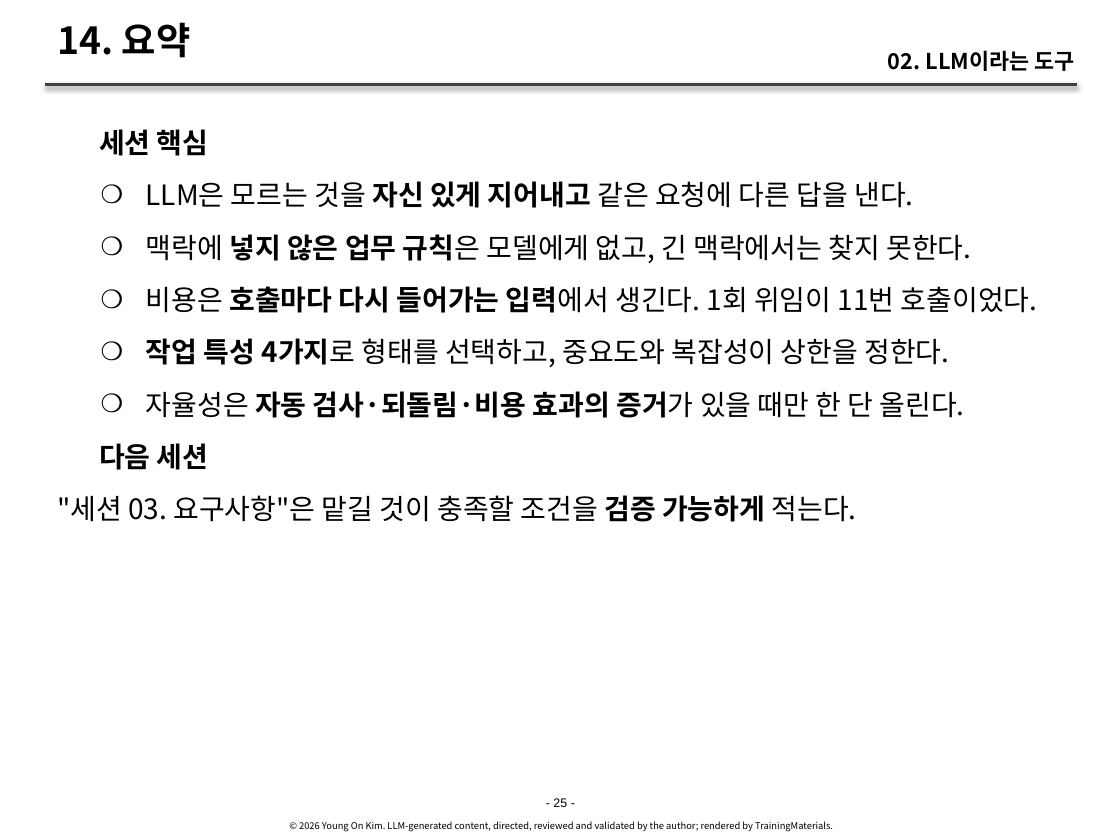
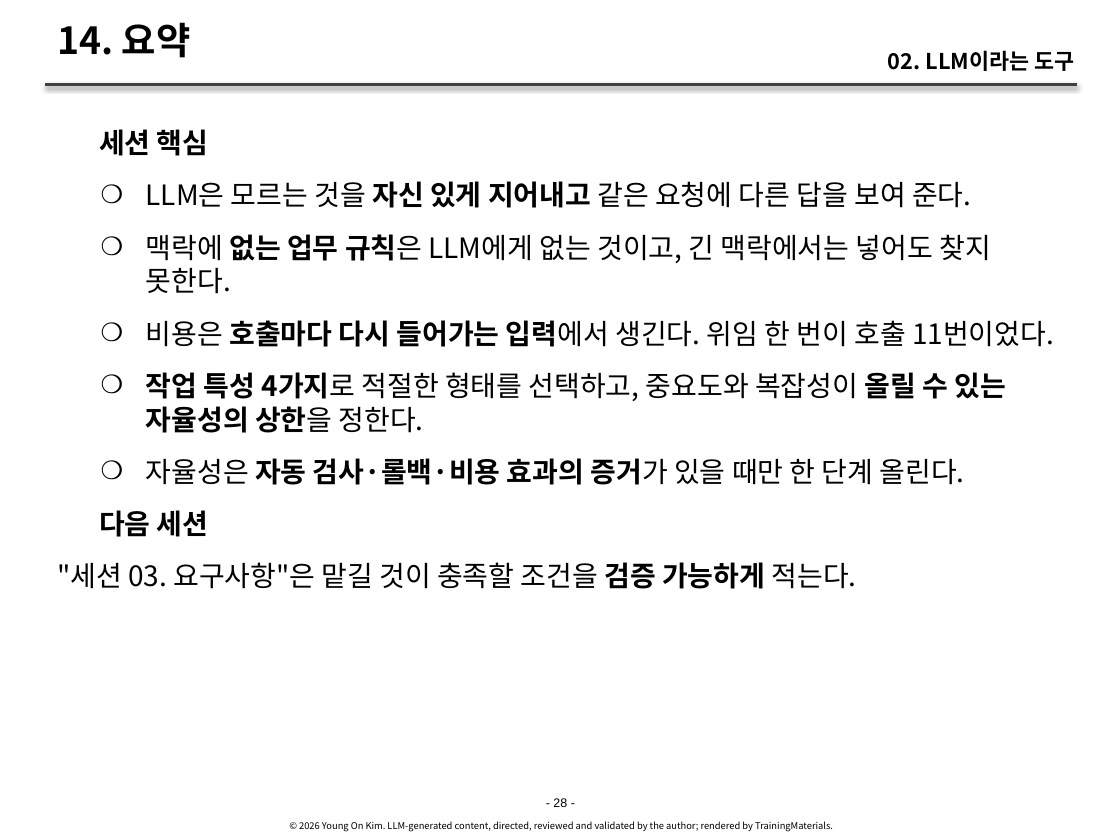
Before and after one commit to YoungSan77/TrainingMaterials, a slide deck: slide 28 of courses/ai-native/sessions/s02.pptx (slide 25 before the commit). Drawn at 1120x840 pixels with LibreOffice and Linux fonts; fonts in the diff are those of the drawing. Boxes give left, top, right and bottom in pixels: in the first picture for what was removed or moved away, otherwise in the second. Text is boxed around its words. In the diff, an @@ line names an element or a change of style, - is before the commit and + after.

```diff
--- a/courses/ai-native/sessions/s02.pptx
+++ b/courses/ai-native/sessions/s02.pptx
@@ text at [146, 181, 1054, 485]: text changed @@
-    ❍ LLM은 모르는 것을 자신 있게 지어내고 같은 요청에 다른 답을 낸다.
-    ❍ 맥락에 넣지 않은 업무 규칙은 모델에게 없고, 긴 맥락에서는 찾지 못한다.
-    ❍ 비용은 호출마다 다시 들어가는 입력에서 생긴다. 1회 위임이 11번 호출이었다.
-    ❍ 작업 특성 4가지로 형태를 선택하고, 중요도와 복잡성이 상한을 정한다.
-    ❍ 자율성은 자동 검사·되돌림·비용 효과의 증거가 있을 때만 한 단 올린다.
+    ❍ LLM은 모르는 것을 자신 있게 지어내고 같은 요청에 다른 답을 보여 준다.
+    ❍ 맥락에 없는 업무 규칙은 LLM에게 없는 것이고, 긴 맥락에서는 넣어도 찾지 못한다.
+    ❍ 비용은 호출마다 다시 들어가는 입력에서 생긴다. 위임 한 번이 호출 11번이었다.
+    ❍ 작업 특성 4가지로 적절한 형태를 선택하고, 중요도와 복잡성이 올릴 수 있는 자율성의 상한을 정한다.
+    ❍ 자율성은 자동 검사·롤백·비용 효과의 증거가 있을 때만 한 단계 올린다.
@@ text at [553, 798, 567, 807]: text changed @@
-- 25 -
+- 28 -
```
Also in this commit, not shown: 24 other slides changed, 3 slides added, 5 other files.
